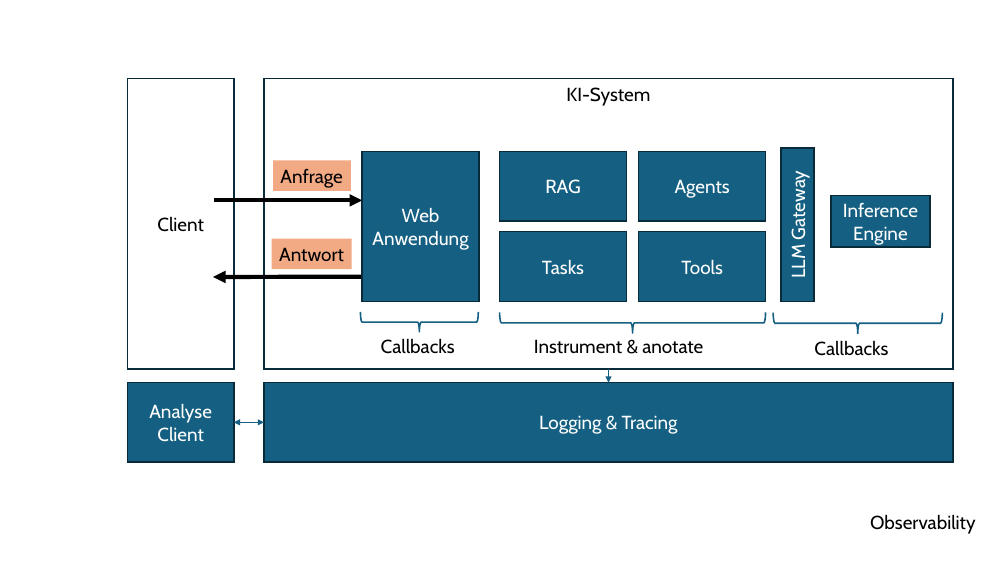
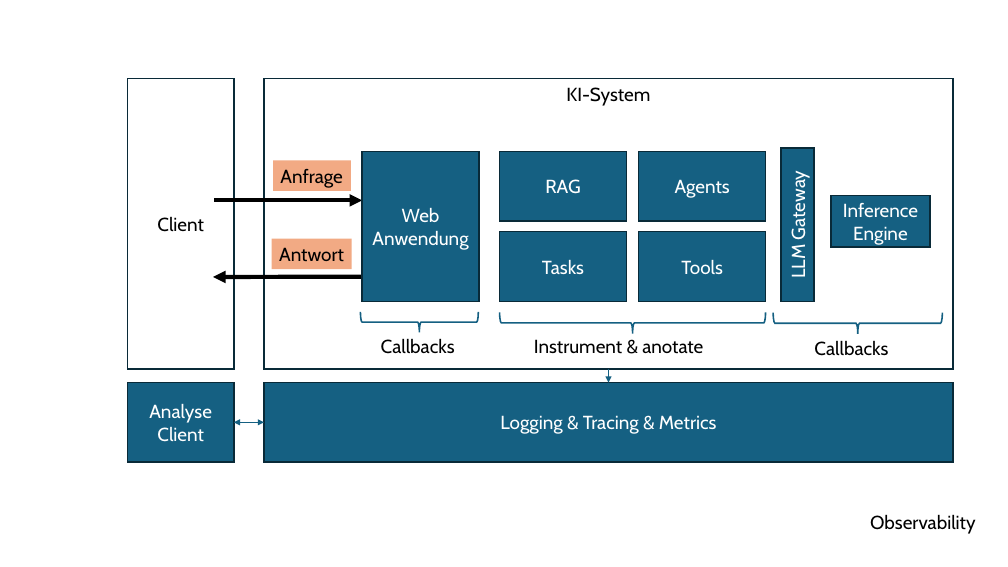
Before and after one commit to dneumnn/RAKIPOEV, a slide deck: slide 13 of RAKIPOEV-docs/docs/ppt/Building-Blocks.pptx. Drawn at 1008x567 pixels with LibreOffice and Linux fonts; fonts in the diff are those of the drawing. Boxes give left, top, right and bottom in pixels: in the first picture for what was removed or moved away, otherwise in the second. Text is boxed around its words. In the diff, an @@ line names an element or a change of style, - is before the commit and + after.

```diff
--- a/RAKIPOEV-docs/docs/ppt/Building-Blocks.pptx
+++ b/RAKIPOEV-docs/docs/ppt/Building-Blocks.pptx
@@ text in rectangle at <box>500,415,717,434</box>: text changed @@
-Logging & Tracing
+Logging & Tracing & Metrics
```
Also in this commit, not shown: 1 slide added, 7 other files.
